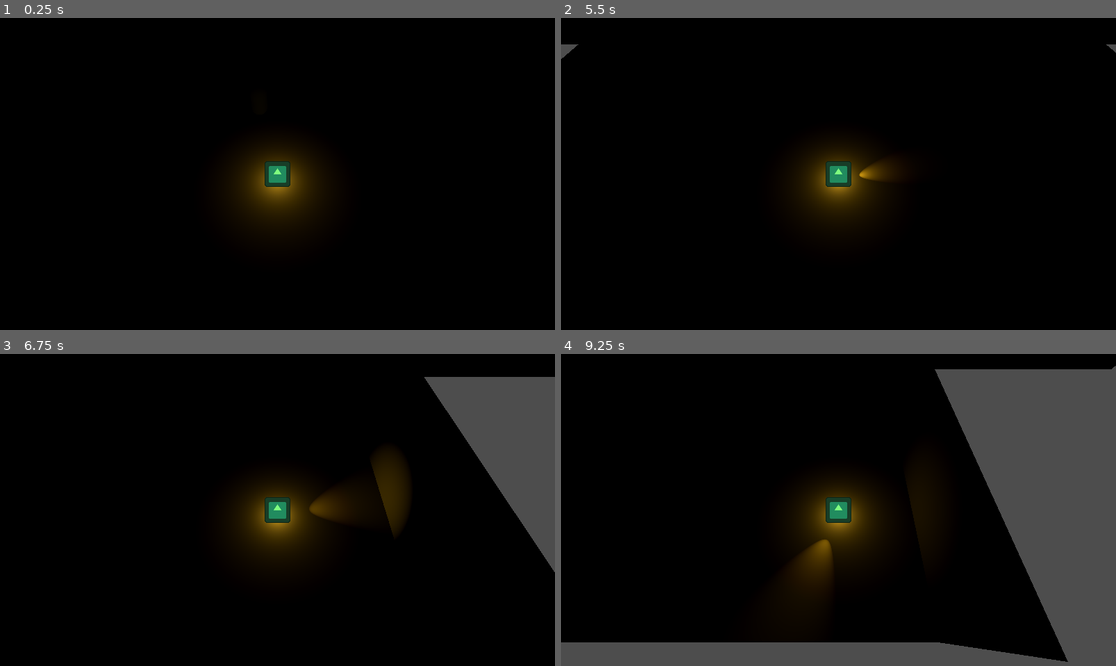
Above: before the commit, frames 1-4 (two rows, left to right).
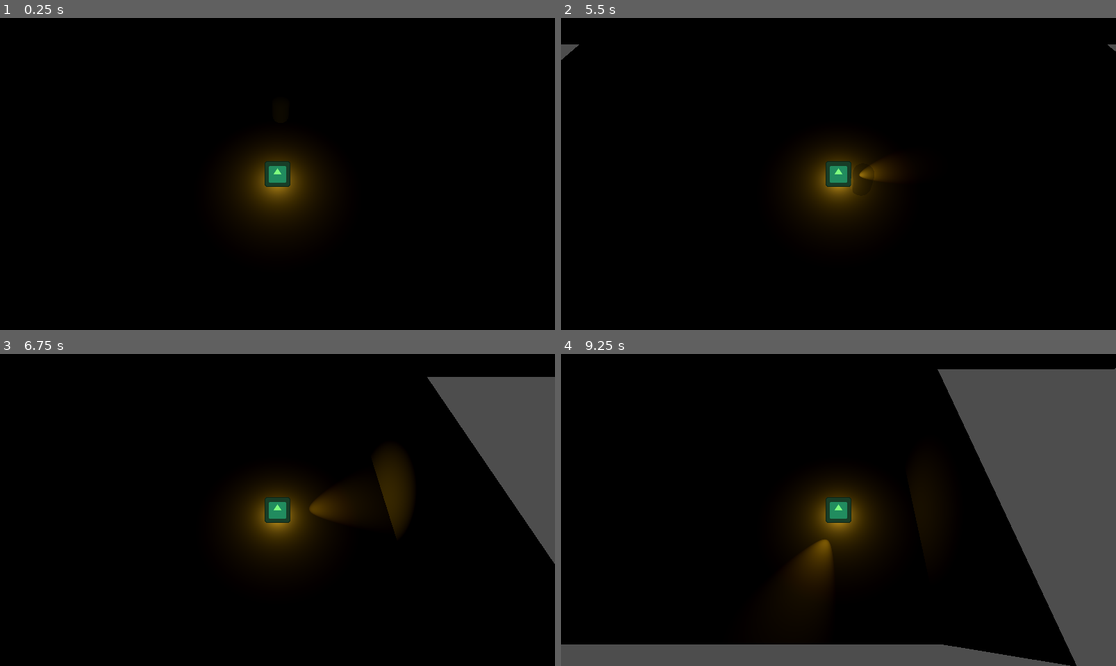
Above: after the commit, the same moments.

Repository: Rusty-Rat-Studios/dead-living-and-dying
Game: Godot game, scene res://game.tscn
Same seed, same stepped clock (60 frames per second), same inputs: the game is played once before the commit and once after it. The engine's default icon, where the game draws it, is replaced by a stand-in: a white triangle on a blue panel in a dark square.
Inputs (mouse positions are in pixels of both pictures, inside the frame that each line leads up to):
- Up to frame 1 (0.25 s): no input
- Up to frame 2 (5.5 s): tap Enter at 0.5 s; move the mouse to (960, 158) at 0.52 s; hold Right (ui_right) 0.53-1.28 s; move the mouse to (727, 189) at 1.27 s; hold Down (ui_down) 1.28-2.03 s; move the mouse to (894, 105) at 2.02 s; hold Right (ui_right) 2.03-2.78 s; move the mouse to (810, 236) at 2.77 s; hold Up (ui_up) 2.78-3.53 s; move the mouse to (1005, 220) at 3.52 s; hold Left (ui_left) 3.53-5.03 s; move the mouse to (672, 127) at 4.27 s; move the mouse to (866, 174) at 5.02 s; hold Down (ui_down) from 5.03 s (still down)
- Up to frame 3 (6.75 s): move the mouse to (194, 432) at 5.77 s; release Down (ui_down) at 5.78 s; hold Right (ui_right) 5.78-6.53 s; move the mouse to (399, 494) at 6.52 s; hold Up (ui_up) from 6.53 s (still down)
- Up to frame 4 (9.25 s): move the mouse to (727, 525) at 7.27 s; release Up (ui_up) at 7.28 s; hold Right (ui_right) 7.28-8.03 s; move the mouse to (894, 441) at 8.02 s; hold Down (ui_down) 8.03-8.78 s; move the mouse to (810, 572) at 8.77 s; hold Left (ui_left) from 8.78 s (still down)

The runs differ from the first frame. In frame 2, less than 0.1% of the frame differs, in the area x 0-100%, y 8-54%; in frame 3, 0.6%; in frame 4, 1.5%, in the area x 0-100%, y 3-100%.

Commit message:
Refactor idle movement to Waiting state

Diff:
--- a/base_classes/class_ghost_state.gd
+++ b/base_classes/class_ghost_state.gd
@@ -8,12 +8,3 @@
 @export var state_attacking: State
 
 var parent: Ghost
-
-# Called when the node enters the scene tree for the first time.
-func _ready():
-	pass # Replace with function body.
-
-
-# Called every frame. 'delta' is the elapsed time since the previous frame.
-func _process(delta):
-	pass
--- a/ghost/ghost.gd
+++ b/ghost/ghost.gd
@@ -3,69 +3,17 @@
 
 @onready var state_machine: Node = $StateMachine
 
+@onready var speed: float = 4.0
 @onready var current_room: Node3D = get_parent()
-var movement_boundaries: Rect2
-
-@onready var speed: float = 4.5 # marginally faster than player in Dying state
-@onready var pause_duration_range: Vector2 = Vector2(1.0, 2.0)
-@onready var target_pos: Vector3 = Vector3.ZERO
-@onready var is_paused: bool = false
-@onready var rng = RandomNumberGenerator.new()
 
 
 # Called when the node enters the scene tree for the first time.
 func _ready() -> void:
-	# dynamically generate bounding box based on floor size of ghost's current room
-	var floor_mesh_instance: MeshInstance3D = current_room.get_node("Floor/MeshInstance3D")
-	var floor_mesh: PlaneMesh = floor_mesh_instance.mesh
-	var floor_width: float = floor_mesh.size.x - 2 # add padding from wall
-	var floor_depth: float = floor_mesh.size.y - 2 # add padding from wall
-
-	# create movement boundary, Rect2(Vector2 position, Vector2 size)
-	# Rect2 position starts in top-left corner; x-extends right and y-extends down
-	movement_boundaries = Rect2(Vector2(-floor_width / 2, -floor_depth / 2),
-								Vector2(floor_width, floor_depth))
-
-	set_random_target()
+	# Initialize state machine
+	# pass reference of the player to the states
+	state_machine.init(self)
 
 
-# Called every frame. 'delta' is the elapsed time since the previous frame.
-func _process(delta: float):
-	if is_paused:
-		return
-
-	if target_pos:
-		move_to_target(delta)
-
-
-func set_random_target() -> void:
-	# generate random movement target within room boundaries
-	var x: float = rng.randf_range(movement_boundaries.position.x,
-					movement_boundaries.position.x + movement_boundaries.size.x)
-	var z: float = rng.randf_range(movement_boundaries.position.y,
-					movement_boundaries.position.y + movement_boundaries.size.y)
-	target_pos = Vector3(x, 1.0, z) # keep ghost above ground
-	is_paused = false
-
-
-func move_to_target(delta: float) -> void:
-	var direction: Vector3 = (target_pos - global_position).normalized()
-	var distance_to_target: float = global_position.distance_to(target_pos)
-
-	if distance_to_target < speed * delta:
-		# set position to target if close enough
-		global_position = target_pos
-		pause()
-	else:
-		velocity = direction * speed
-		move_and_slide()
-
-
-func pause() -> void:
-	is_paused = true
-	target_pos = global_position
-
-	var pause_duration: float = rng.randf_range(pause_duration_range.x, pause_duration_range.y)
-	await get_tree().create_timer(pause_duration).timeout # create and wait for timer to elapse
-
-	set_random_target()
+func _physics_process(delta: float) -> void:
+	# handle basic movement before passing to state-specific actions
+	state_machine.process_physics(delta)
--- a/ghost/ghost.tscn
+++ b/ghost/ghost.tscn
@@ -28,25 +28,59 @@
 [node name="CollisionShape3D" type="CollisionShape3D" parent="."]
 shape = SubResource("CapsuleShape3D_cokcw")
 
-[node name="StateMachine" type="Node" parent="."]
+[node name="StateMachine" type="Node" parent="." node_paths=PackedStringArray("starting_state")]
 script = ExtResource("2_n1f5j")
+starting_state = NodePath("Waiting")
 
-[node name="Waiting" type="Node" parent="StateMachine"]
+[node name="Waiting" type="Node" parent="StateMachine" node_paths=PackedStringArray("state_waiting", "state_possessing_waiting", "state_possessing_attacking", "state_stunned", "state_attacking")]
 script = ExtResource("3_gb04i")
+state_waiting = NodePath(".")
+state_possessing_waiting = NodePath("../Possessing/Waiting")
+state_possessing_attacking = NodePath("../Possessing/Attacking")
+state_stunned = NodePath("../Stunned")
+state_attacking = NodePath("../Attacking")
 
-[node name="Possessing" type="Node" parent="StateMachine"]
+[node name="PauseTimer" type="Timer" parent="StateMachine/Waiting"]
+one_shot = true
+
+[node name="Possessing" type="Node" parent="StateMachine" node_paths=PackedStringArray("state_waiting", "state_possessing_waiting", "state_possessing_attacking", "state_stunned", "state_attacking")]
 script = ExtResource("4_muv24")
+state_waiting = NodePath("../Waiting")
+state_possessing_waiting = NodePath("Waiting")
+state_possessing_attacking = NodePath("Attacking")
+state_stunned = NodePath("../Stunned")
+state_attacking = NodePath("../Attacking")
 
-[node name="Waiting" type="Node" parent="StateMachine/Possessing"]
+[node name="Waiting" type="Node" parent="StateMachine/Possessing" node_paths=PackedStringArray("state_waiting", "state_possessing_waiting", "state_possessing_attacking", "state_stunned", "state_attacking")]
 script = ExtResource("5_rk2xf")
+state_waiting = NodePath("../../Waiting")
+state_possessing_waiting = NodePath(".")
+state_possessing_attacking = NodePath("../Attacking")
+state_stunned = NodePath("../../Stunned")
+state_attacking = NodePath("../../Attacking")
 
-[node name="Attacking" type="Node" parent="StateMachine/Possessing"]
+[node name="Attacking" type="Node" parent="StateMachine/Possessing" node_paths=PackedStringArray("state_waiting", "state_possessing_waiting", "state_possessing_attacking", "state_stunned", "state_attacking")]
 script = ExtResource("6_oelh1")
+state_waiting = NodePath("../../Waiting")
+state_possessing_waiting = NodePath("../Waiting")
+state_possessing_attacking = NodePath(".")
+state_stunned = NodePath("../../Stunned")
+state_attacking = NodePath("../../Attacking")
 
-[node name="Stunned" type="Node" parent="StateMachine"]
+[node name="Stunned" type="Node" parent="StateMachine" node_paths=PackedStringArray("state_waiting", "state_possessing_waiting", "state_possessing_attacking", "state_stunned", "state_attacking")]
 script = ExtResource("7_yplap")
+state_waiting = NodePath("../Waiting")
+state_possessing_waiting = NodePath("../Possessing/Waiting")
+state_possessing_attacking = NodePath("../Possessing/Attacking")
+state_stunned = NodePath(".")
+state_attacking = NodePath("../Attacking")
 
-[node name="Attacking" type="Node" parent="StateMachine"]
+[node name="Attacking" type="Node" parent="StateMachine" node_paths=PackedStringArray("state_waiting", "state_possessing_waiting", "state_possessing_attacking", "state_stunned", "state_attacking")]
 script = ExtResource("8_a4kr4")
+state_waiting = NodePath("../Waiting")
+state_possessing_waiting = NodePath("../Possessing/Waiting")
+state_possessing_attacking = NodePath("../Possessing/Attacking")
+state_stunned = NodePath("../Stunned")
+state_attacking = NodePath(".")
 
 [node name="StateSelectTimer" type="Timer" parent="."]
--- a/ghost/state_waiting.gd
+++ b/ghost/state_waiting.gd
@@ -1,11 +1,80 @@
 extends GhostState
 
+var movement_boundaries: Rect2 # select random points in room to wander to
 
-# Called when the node enters the scene tree for the first time.
-func _ready() -> void:
-	pass # Replace with function body.
+const PAUSE_DURATION_MAX: float = 2.0
+const PAUSE_DURATION_MIN: float = 0.5
+@onready var target_pos: Vector3 = Vector3.ZERO
+@onready var is_paused: bool = false
+@onready var rng = RandomNumberGenerator.new() # generating wait time and target positions
 
 
-# Called every frame. 'delta' is the elapsed time since the previous frame.
-func _process(delta: float) -> void:
-	pass
+func enter() -> void:
+	super()
+	parent.speed = 3.0
+
+	# dynamically generate bounding box based on floor size of ghost's current room
+	var floor_mesh_instance: MeshInstance3D = parent.current_room.get_node("Floor/MeshInstance3D")
+	var floor_mesh: PlaneMesh = floor_mesh_instance.mesh
+	var floor_width: float = floor_mesh.size.x - 2 # add padding from wall to avoid collision
+	var floor_depth: float = floor_mesh.size.y - 2 # add padding from wall to avoid collision
+
+	# create movement boundary, Rect2(Vector2 position, Vector2 size)
+	# Rect2 position starts in top-left corner; x-extends right and y-extends down
+	movement_boundaries = Rect2(Vector2(-floor_width / 2, -floor_depth / 2),
+								Vector2(floor_width, floor_depth))
+
+	# set timer and connect to timeout function
+	$PauseTimer.wait_time = randf_range(PAUSE_DURATION_MIN, PAUSE_DURATION_MAX)
+	$PauseTimer.connect("timeout", Callable(self, "_on_pause_timeout"))
+
+	set_random_target()
+
+
+func exit() -> void:
+	$PauseTimer.stop()
+	$PauseTimer.disconnect("timeout", Callable(self, "_on_pause_timeout"))
+
+
+func process_physics(delta: float) -> State:
+	if is_paused:
+		return null # stay in waiting state
+
+	move_to_target(delta)
+	return null # stay in waiting state
+
+
+func set_random_target() -> void:
+	# generate random movement target within room boundaries
+	var x: float = rng.randf_range(movement_boundaries.position.x,
+					movement_boundaries.position.x + movement_boundaries.size.x)
+	var z: float = rng.randf_range(movement_boundaries.position.y,
+					movement_boundaries.position.y + movement_boundaries.size.y)
+	target_pos = Vector3(x, 1.0, z) # keep ghost above ground
+
+
+
+func move_to_target(delta: float) -> void:
+	var direction: Vector3 = (target_pos - parent.global_position).normalized()
+	var distance_to_target: float = parent.global_position.distance_to(target_pos)
+
+	if distance_to_target < parent.speed * delta:
+		# set target to ghost position if close enough
+		target_pos = parent.global_position
+		pause()
+	else:
+		parent.velocity = direction * parent.speed
+		parent.move_and_slide()
+
+
+func pause() -> void:
+	is_paused = true
+
+	$PauseTimer.start()
+
+func _on_pause_timeout() -> void:
+	is_paused = false
+
+	# reset timer
+	$PauseTimer.wait_time = randf_range(PAUSE_DURATION_MIN, PAUSE_DURATION_MAX)
+	set_random_target()
